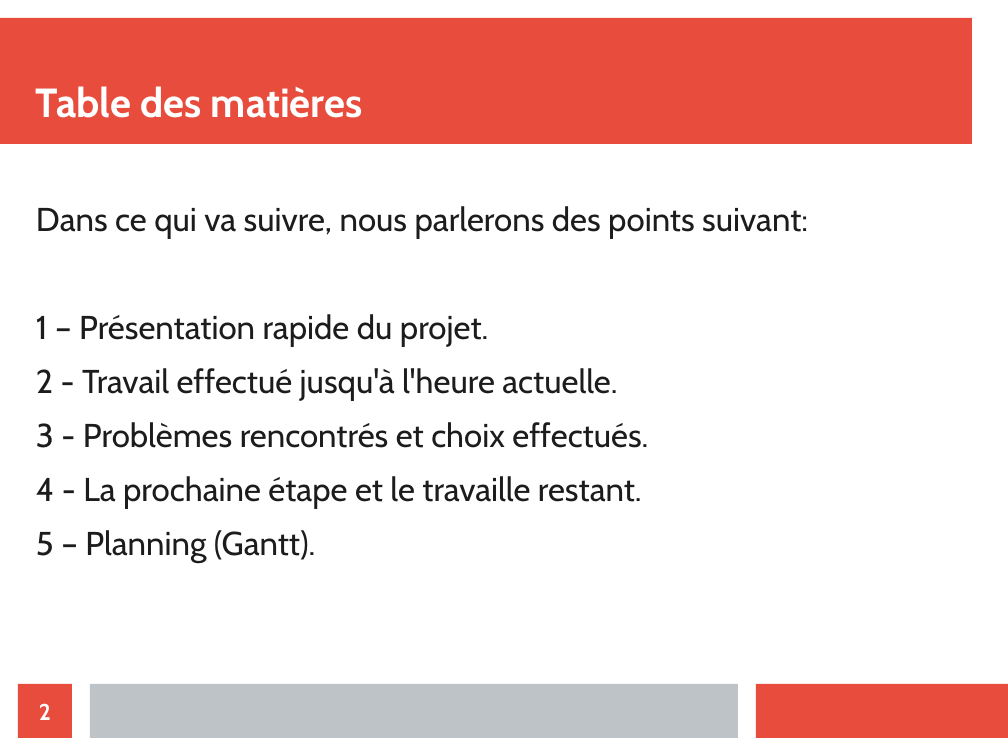
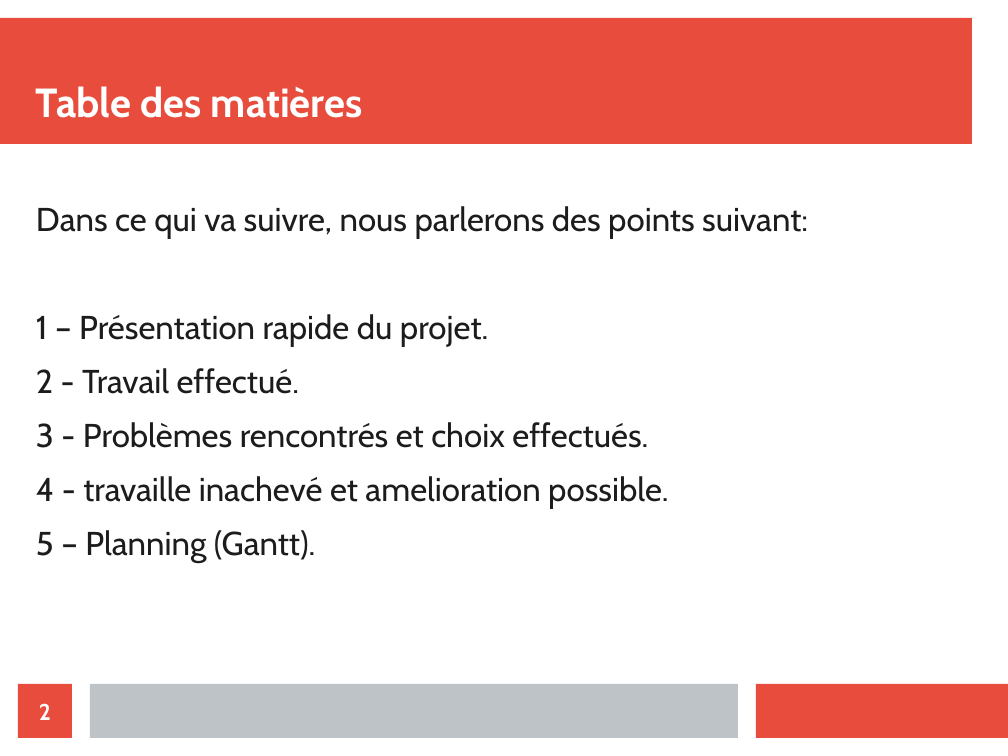
Before and after one commit to athmanmekh/AuttoPIlote-X-OPEN-PILOT, a slide deck: slide 2 of presentation/presentation 3/diapoPresentation (1).odp. Drawn at 1008x756 pixels with LibreOffice and Linux fonts; fonts in the diff are those of the drawing. Boxes give left, top, right and bottom in pixels: in the first picture for what was removed or moved away, otherwise in the second. Text is boxed around its words. In the diff, an @@ line names an element or a change of style, - is before the commit and + after.

```diff
--- a/presentation/presentation 3/diapoPresentation (1).odp
+++ b/presentation/presentation 3/diapoPresentation (1).odp
@@ text at box(36, 368, 299, 394): text changed @@
-2 - Travail effectué jusqu'à l'heure actuelle.
+2 - Travail effectué.
@@ text at box(36, 476, 668, 509): text changed @@
-4 - La prochaine étape et le travaille restant.
+4 - travaille inachevé et amelioration possible.
```
Also in this commit, not shown: 6 other slides changed, 1 slide added, 1 slide removed, 4 other files.
